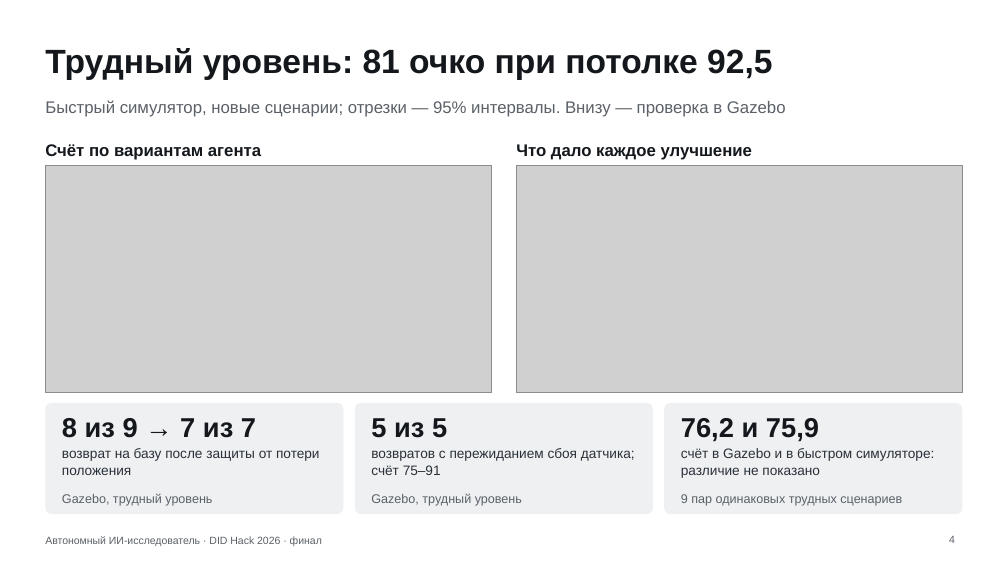
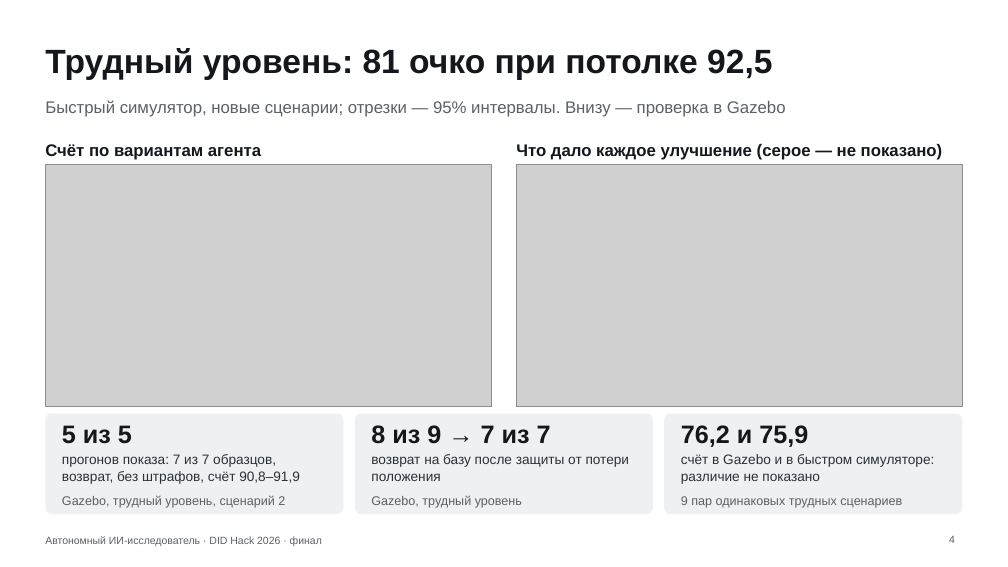
Before and after one commit to Mput13/did-hack, a slide deck: slide 4 of presentation/final.pptx. Drawn at 1008x567 pixels with LibreOffice and Linux fonts; fonts in the diff are those of the drawing; grey boxes stand for pictures. Boxes give left, top, right and bottom in pixels: in the first picture for what was removed or moved away, otherwise in the second. Text is boxed around its words. In the diff, an @@ line names an element or a change of style, - is before the commit and + after.

```diff
--- a/presentation/final.pptx
+++ b/presentation/final.pptx
@@ text at bbox=[516, 144, 943, 160]: text changed @@
-Что дало каждое улучшение
+Что дало каждое улучшение (серое — не показано)
@@ picture: place and size @@
-picture at bbox=[45, 166, 492, 392]
+picture at bbox=[45, 164, 492, 406]
@@ picture: place and size @@
-picture at bbox=[516, 166, 963, 392]
+picture at bbox=[516, 164, 963, 406]
@@ rounded rectangle: place and size @@
-rounded rectangle at bbox=[45, 403, 343, 514]
+rounded rectangle at bbox=[45, 414, 343, 514]
@@ rounded rectangle: place and size @@
-rounded rectangle at bbox=[355, 403, 653, 514]
+rounded rectangle at bbox=[355, 414, 653, 514]
@@ proportions changed in 3 elements at bbox=[45, 414, 343, 514], bbox=[355, 414, 653, 514], bbox=[665, 414, 963, 514] @@
@@ rounded rectangle: place and size @@
-rounded rectangle at bbox=[665, 403, 963, 514]
+rounded rectangle at bbox=[665, 414, 963, 514]
@@ text "76,2 и 75,9": place and size @@
-text "76,2 и 75,9" at bbox=[681, 418, 819, 442]
+text "76,2 и 75,9" at bbox=[681, 425, 808, 447]
@@ text "76,2 и 75,9" at bbox=[681, 425, 808, 447]: size 26 to 24 pt @@
@@ text at bbox=[62, 425, 132, 444]: text changed; size 26 to 24 pt @@
-8 из 9 → 7 из 7
+5 из 5
@@ text at bbox=[371, 425, 551, 444]: text changed; size 26 to 24 pt @@
-5 из 5
+8 из 9 → 7 из 7
@@ text removed at bbox=[371, 448, 635, 475] @@
-возвратов с пережиданием сбоя датчика; счёт 75–91
@@ text added at bbox=[62, 454, 300, 484], 13 pt, text #2B3138 @@
+прогонов показа: 7 из 7 образцов, возврат, без штрафов, счёт 90,8–91,9
@@ text "возврат на базу после защиты ...": place and size @@
-text "возврат на базу после защиты ..." at bbox=[62, 448, 320, 475]
+text "возврат на базу после защиты ..." at bbox=[371, 454, 630, 481]
@@ text "счёт в Gazebo и в ...": place and size @@
-text "счёт в Gazebo и в ..." at bbox=[681, 448, 934, 478]
+text "счёт в Gazebo и в ..." at bbox=[681, 454, 934, 484]
@@ text at bbox=[62, 495, 285, 508]: text changed @@
-Gazebo, трудный уровень
+Gazebo, трудный уровень, сценарий 2
```
Also in this commit, not shown: 10 other slides changed, 3 slides added, 2 slides removed, 20 other files.
